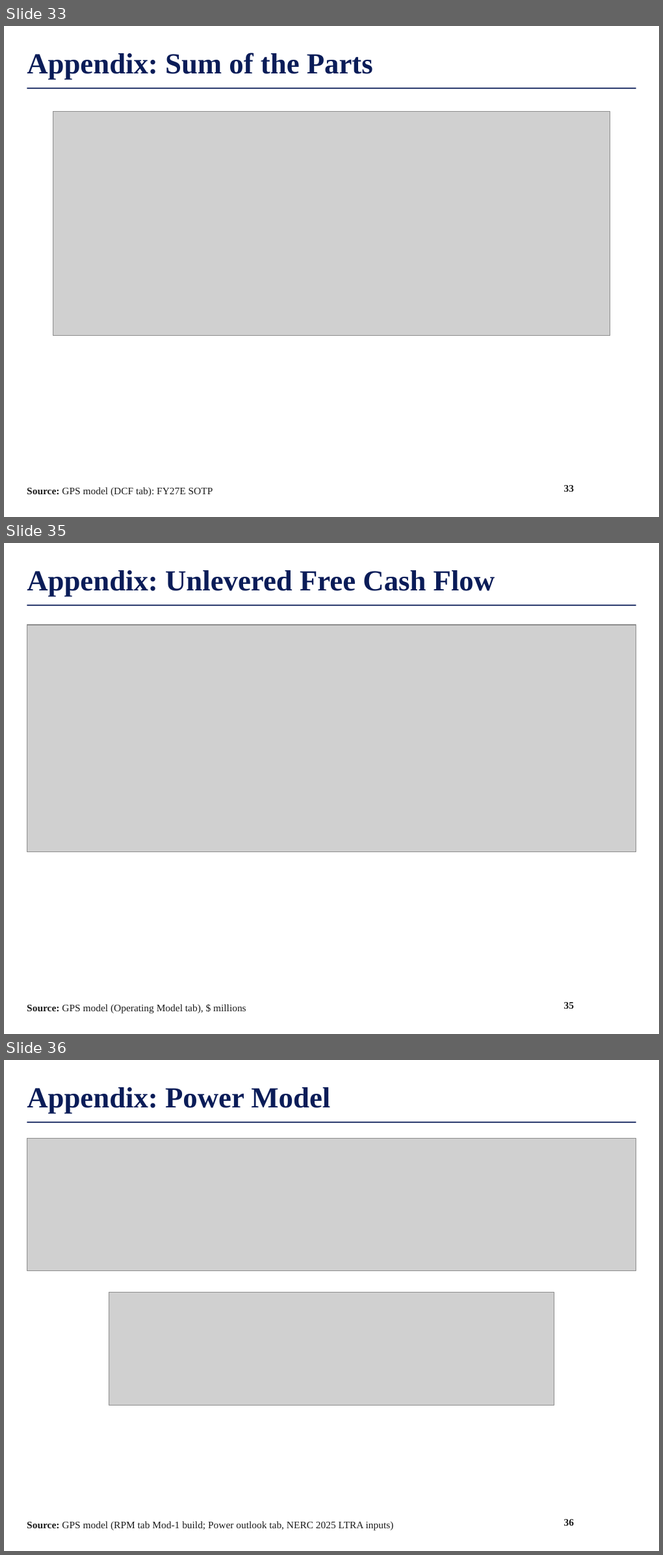
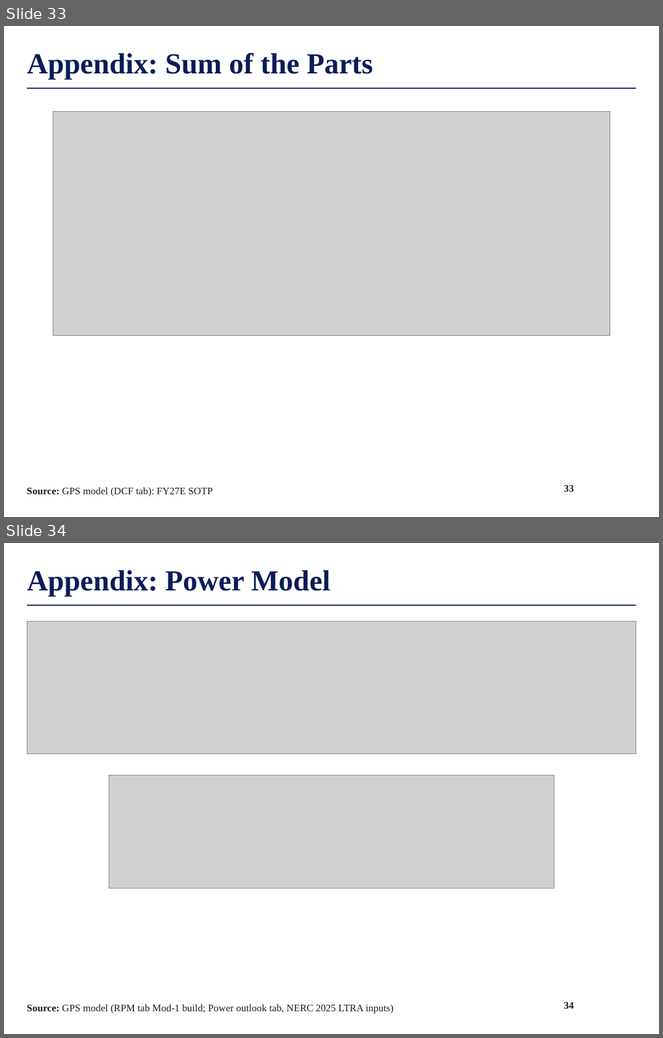
Before and after one commit to maxlsmls-dot/SPOT, a slide deck: deck/FTAI_Long_Pitch.pptx. Shown one above the other, each under a label of ours: slides 33, 35 and 36 before the commit, slides 33 and 34 after it; the slides between them are not shown. The pictures are 663x1555 and 663x1038 pixels, drawn with LibreOffice and Linux fonts; fonts in the diff are those of the drawing; grey boxes stand for pictures; background and template pictures are left out. Boxes give left, top, right and bottom in pixels: in the first picture for what was removed or moved away, otherwise in the second. Text is boxed around its words. In the diff, an @@ line names an element or a change of style, - is before the commit and + after.

```diff
--- a/deck/FTAI_Long_Pitch.pptx
+++ b/deck/FTAI_Long_Pitch.pptx
@@ slide 35 removed at <box>4,543,659,1034</box>, background #FFFFFF; not listed: 1 template element that a slide beside it also shows @@
@@ title removed at <box>27,570,495,596</box> @@
-Appendix: Unlevered Free Cash Flow
@@ picture removed at <box>27,625,636,852</box> @@
@@ text removed at <box>27,1005,246,1014</box> @@
-Source: GPS model (Operating Model tab), $ millions
@@ page number removed at <box>564,1002,574,1009</box> @@
-35
@@ what was slide 36 is now slide 34 @@
@@ page number at <box>564,1002,574,1009</box>: text changed @@
-36
+34
```
Also in this commit, not shown: 1 other slide removed, 3 other files.
